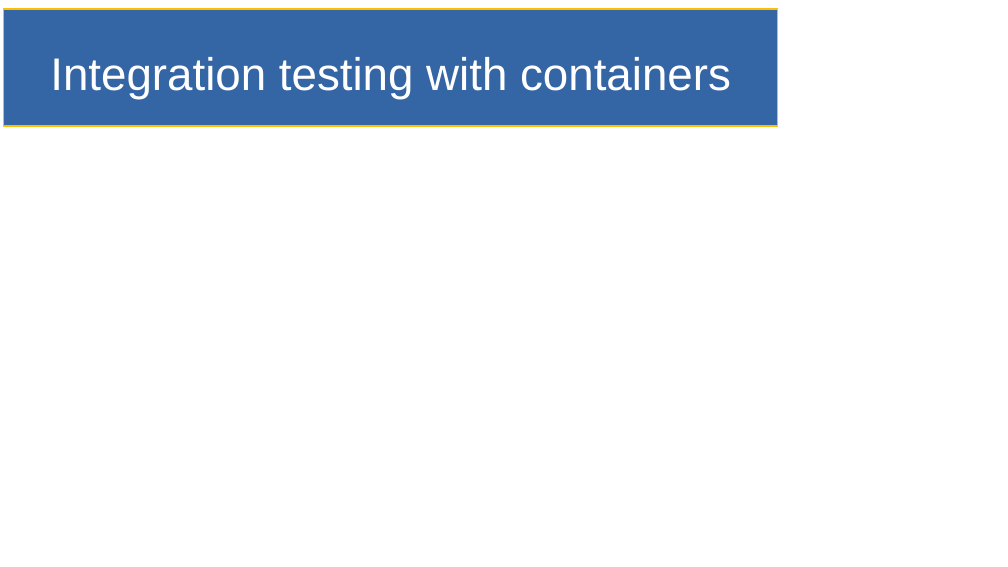
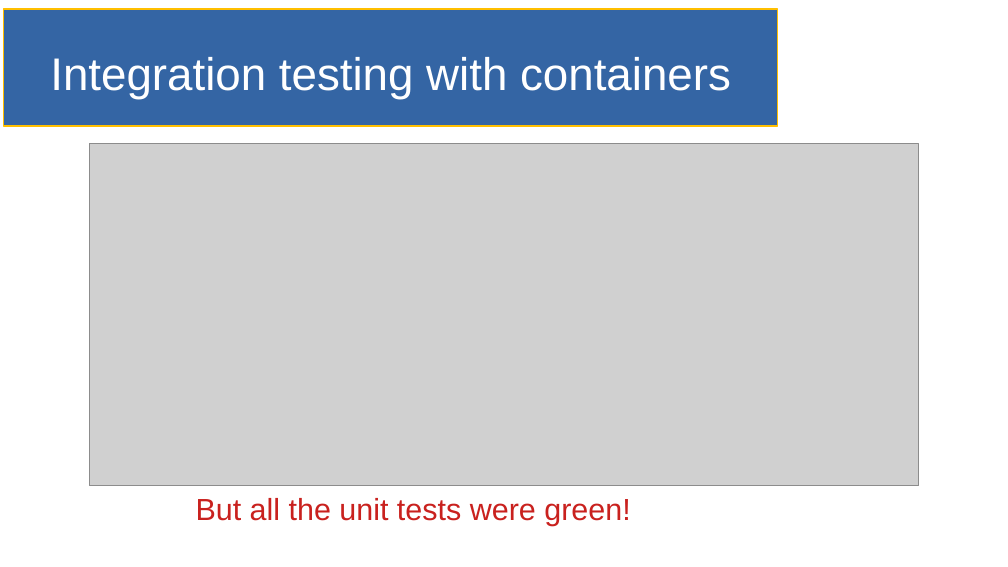
Before and after one commit to SmithE65/Containerizing, a slide deck: slide 10 of doc/slides.odp. Drawn at 1008x567 pixels with LibreOffice and Linux fonts; fonts in the diff are those of the drawing; grey boxes stand for pictures. Boxes give left, top, right and bottom in pixels: in the first picture for what was removed or moved away, otherwise in the second. Text is boxed around its words. In the diff, an @@ line names an element or a change of style, - is before the commit and + after.

```diff
--- a/doc/slides.odp
+++ b/doc/slides.odp
@@ picture added at [89, 144, 919, 486] @@
@@ text added at [196, 498, 630, 526], 24 pt, text #C9211E @@
+But all the unit tests were green!
```
Also in this commit, not shown: 1 other slide changed, 3 slides added, 2 other files.
